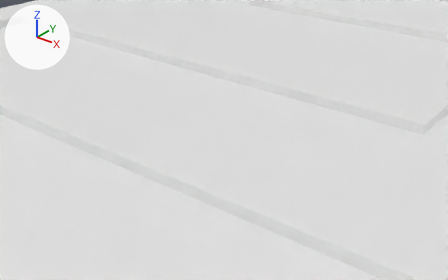
Two versions of the Blender file blender/track_2.blend, one commit apart.
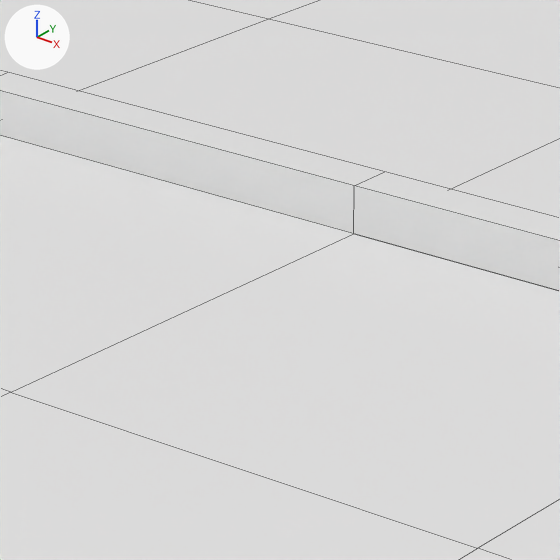
Old and new are each drawn from a 50 mm lens placed at (15.0, -180.7, 47.6), pointed at (-53.7, -94.9, -5.6) and again close up on the part from 40% to 63% of the width and 15% to 52% of the height. Arrows for +X, +Y and +Z are at upper left; the lights stay in place. The close-ups show mesh edges as thin lines.

Before the edit, the objects in view are built like this:
```python
me_cube_001 = bpy.data.meshes.new('Cube.001')
me_cube_001.from_pydata(...)  # 464 vertices, 458 faces; spans x -142.0..102.0, y -162.0..162.0, z 0.0..2.0
me_plane = bpy.data.meshes.new('Plane')
me_plane.from_pydata(...)  # 285 vertices, 252 faces; spans x -15.9..11.9, y -17.9..17.9, z 0.0
ob_ground = bpy.data.objects.new('ground', me_plane)
ob_ground.location = (0.0, 0.0, 0.0)
ob_ground.scale = (10.1, 10.1, 10.1)
ob_wall = bpy.data.objects.new('wall', me_cube_001)
ob_wall.location = (0.0, 0.0, 0.0)
```
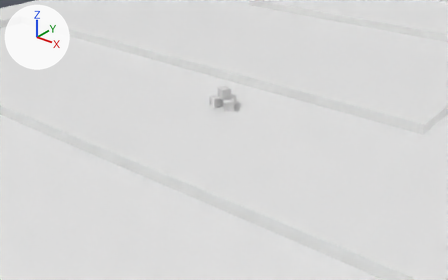
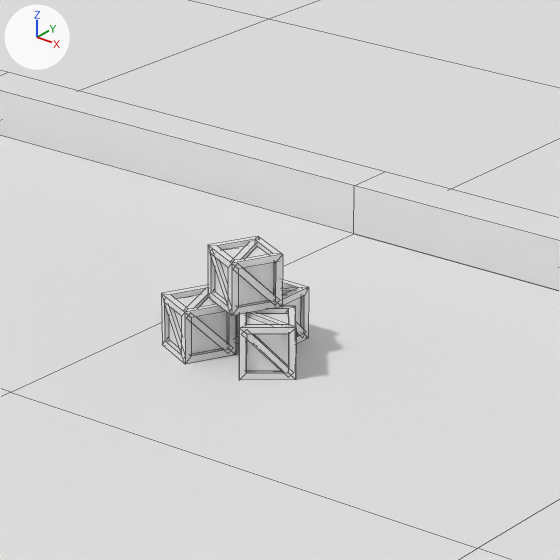
ob_crate_004 is not drawn itself; it is the parent of ob_hull_005.

What changed in the scene script:
```text
Add me_plane_001:
    me_plane_001.from_pydata(...)  # 104 vertices, 91 faces; spans x -1.0..1.0, y -1.0..1.0, z -1.0..1.0
Add col_crate:
    col_crate = bpy.data.collections.new('crate')
    col_crate.objects.link(ob_crate_004)
    col_crate.objects.link(ob_hull_005)
Add ob_hull_005:
    ob_hull_005 = bpy.data.objects.new('hull.005', None)
    ob_hull_005.parent = ob_crate_004
    ob_hull_005.location = (0.0, 0.0, 0.0)
Add ob_crate_004:
    ob_crate_004 = bpy.data.objects.new('crate.004', me_plane_001)
    ob_crate_004.location = (0.0, 0.0, 0.0)
Add ob_crate_003:
    ob_crate_003 = bpy.data.objects.new('crate.003', None)
    ob_crate_003.parent = ob_empty
    ob_crate_003.location = (0.0848, -1.553, 2.0)
    ob_crate_003.rotation_euler = (0.0, 0.0, 1.119)  # degrees (0, 0, 64)
    ob_crate_003.instance_type = 'COLLECTION'
    ob_crate_003.instance_collection = col_crate
Add ob_empty:
    ob_empty = bpy.data.objects.new('Empty', None)
    ob_empty.location = (-55.85, -90.57, 1.0)
Add ob_crate_002:
    ob_crate_002 = bpy.data.objects.new('crate.002', None)
    ob_crate_002.parent = ob_empty
    ob_crate_002.location = (1.594, -2.167, 0.0)
    ob_crate_002.rotation_euler = (0.0, 0.0, -0.892)  # degrees (0, 0, -51)
    ob_crate_002.instance_type = 'COLLECTION'
    ob_crate_002.instance_collection = col_crate
Add ob_crate_001:
    ob_crate_001 = bpy.data.objects.new('crate.001', None)
    ob_crate_001.parent = ob_empty
    ob_crate_001.location = (-1.434, -2.327, 0.0)
    ob_crate_001.rotation_euler = (0.0, 0.0, 1.119)  # degrees (0, 0, 64)
    ob_crate_001.instance_type = 'COLLECTION'
    ob_crate_001.instance_collection = col_crate
Add ob_crate:
    ob_crate = bpy.data.objects.new('crate', None)
    ob_crate.parent = ob_empty
    ob_crate.location = (0.0, 0.0, 0.0)
    ob_crate.instance_type = 'COLLECTION'
    ob_crate.instance_collection = col_crate
```

Pixel boxes (x1, y1, x2, y2) of what changed, in the close-ups (560 x 560 px):
'crate.003', added: after (208, 236, 283, 316)
'crate.001', added: after (161, 285, 236, 364)
'crate.002', added: after (239, 306, 296, 380)
'crate', added: after (236, 279, 309, 344)
